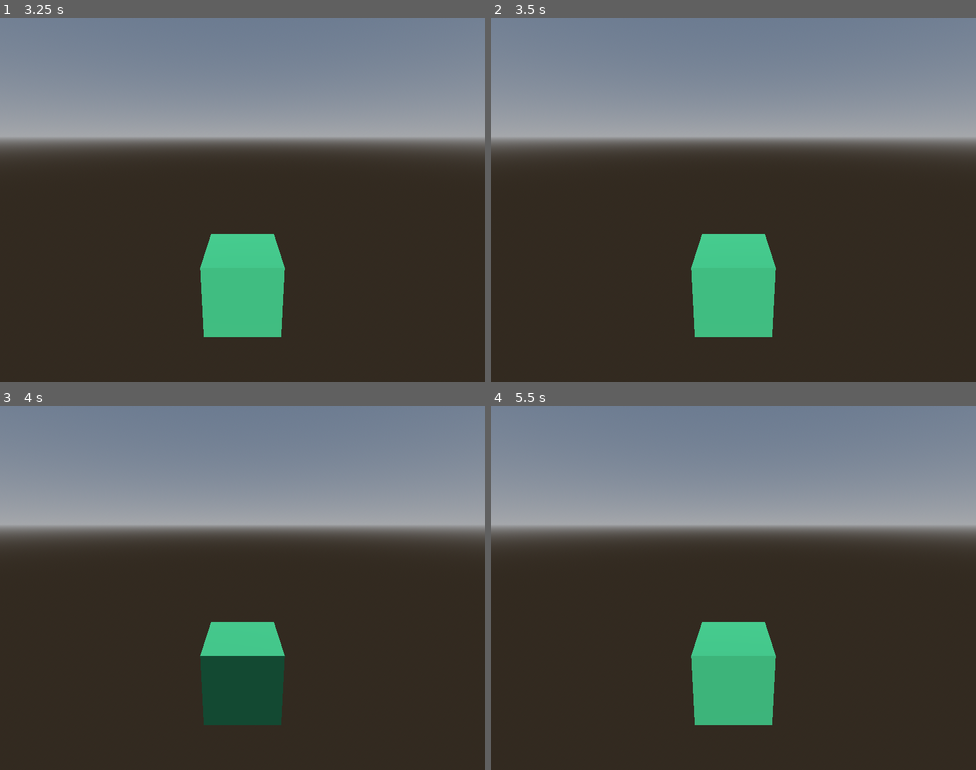
Above: before the commit, frames 1-4 (two rows, left to right).
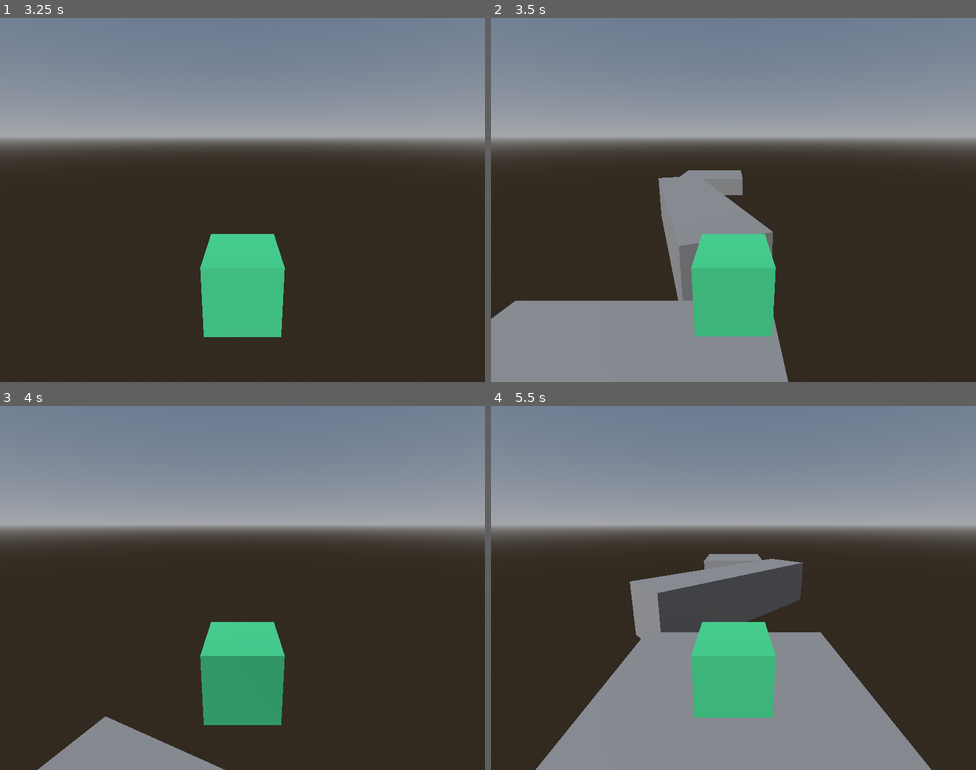
Above: after the commit, the same moments.

Repository: Thorstif/JumpyBox
Game: Godot game, scene res://main_scene.tscn
Same seed, same stepped clock (60 frames per second), same inputs: the game is played once before the commit and once after it.
Inputs:
- Up to frame 1 (3.25 s): hold D (turn_right) 0.53-1.28 s; tap Space (jump) at 0.77, 1.52, 3.02 s; hold S (move_backward) 1.28-2.03 s; hold D (turn_right) 2.03-2.78 s; hold W (move_forward) from 2.78 s (still down)
- Up to frame 2 (3.5 s): keep holding W (move_forward)
- Up to frame 3 (4 s): release W (move_forward) at 3.53 s; hold A (turn_left) from 3.53 s (still down); tap Space (jump) at 3.77 s
- Up to frame 4 (5.5 s): tap Space (jump) at 4.52 s; release A (turn_left) at 5.03 s; hold S (move_backward) from 5.03 s (still down)

Frame 1 is identical in both runs. In frame 2, 15% of the frame differs, in the area x 0-62%, y 41-100%; in frame 3, 6.0%; in frame 4, 24%, in the area x 9-91%, y 40-100%.

Commit message:
respawn player when falling below level

Diff:
--- a/main_scene.tscn
+++ b/main_scene.tscn
@@ -19,7 +19,8 @@
 
 [node name="MainScene" type="Node3D"]
 
-[node name="Player" parent="." instance=ExtResource("1_b4xge")]
+[node name="Player" parent="." node_paths=PackedStringArray("respawn_point") instance=ExtResource("1_b4xge")]
+respawn_point = NodePath("../RespawnPoint")
 
 [node name="Platform" parent="." instance=ExtResource("2_1pwng")]
 
@@ -41,3 +42,5 @@
 [node name="CollisionShape3D" type="CollisionShape3D" parent="GoalPlatform/Goal"]
 transform = Transform3D(1, 0, 0, 0, 1, 0, 0, 0, 1, 0, 1.05018, 0)
 shape = SubResource("BoxShape3D_5f2x2")
+
+[node name="RespawnPoint" type="Node3D" parent="."]
--- a/player.gd
+++ b/player.gd
@@ -5,6 +5,8 @@
 @export var jump_modifier = 5
 
 @export var floor_check: RayCast3D
+
+@export var respawn_point: Node3D
 
 # Called when the node enters the scene tree for the first time.
 func _ready() -> void:
@@ -32,3 +34,6 @@
 
 		if Input.is_action_just_released("jump") and on_floor:
 			apply_central_impulse(Vector3.UP * jump_modifier)
+
+	if respawn_point and global_position.y < - 15:
+		global_transform = respawn_point.global_transform
